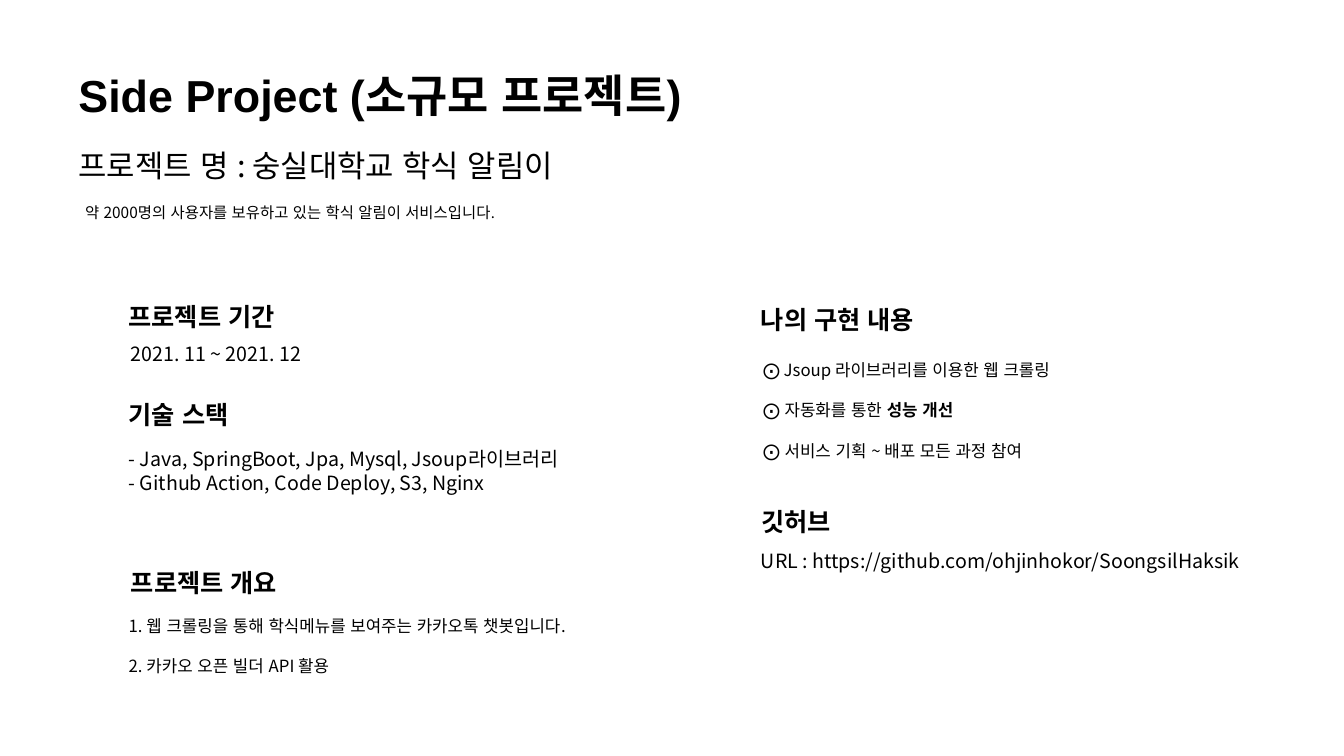
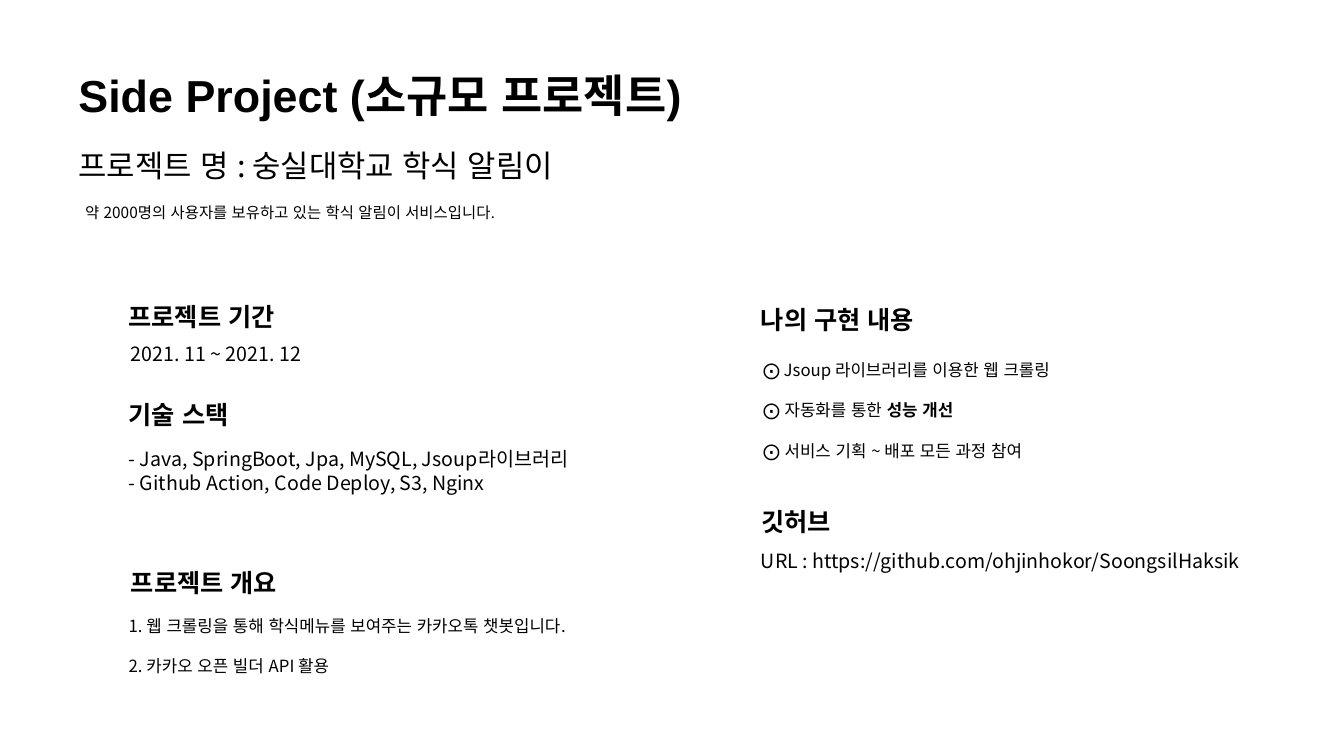
Before and after one commit to ohjinhokor/PortFolio, a slide deck: slide 12 of 오진호 포트폴리오.pptx. Drawn at 1344x756 pixels with LibreOffice and Linux fonts; fonts in the diff are those of the drawing; background and template pictures are left out. Boxes give left, top, right and bottom in pixels: in the first picture for what was removed or moved away, otherwise in the second. Text is boxed around its words. In the diff, an @@ line names an element or a change of style, - is before the commit and + after.

```diff
--- a/오진호 포트폴리오.pptx
+++ b/오진호 포트폴리오.pptx
@@ text at box(140, 449, 568, 471): text changed @@
-- Java, SpringBoot, Jpa, Mysql, Jsoup라이브러리
+- Java, SpringBoot, Jpa, MySQL, Jsoup라이브러리
```
Also in this commit, not shown: 2 other slides changed, 3 other files.
